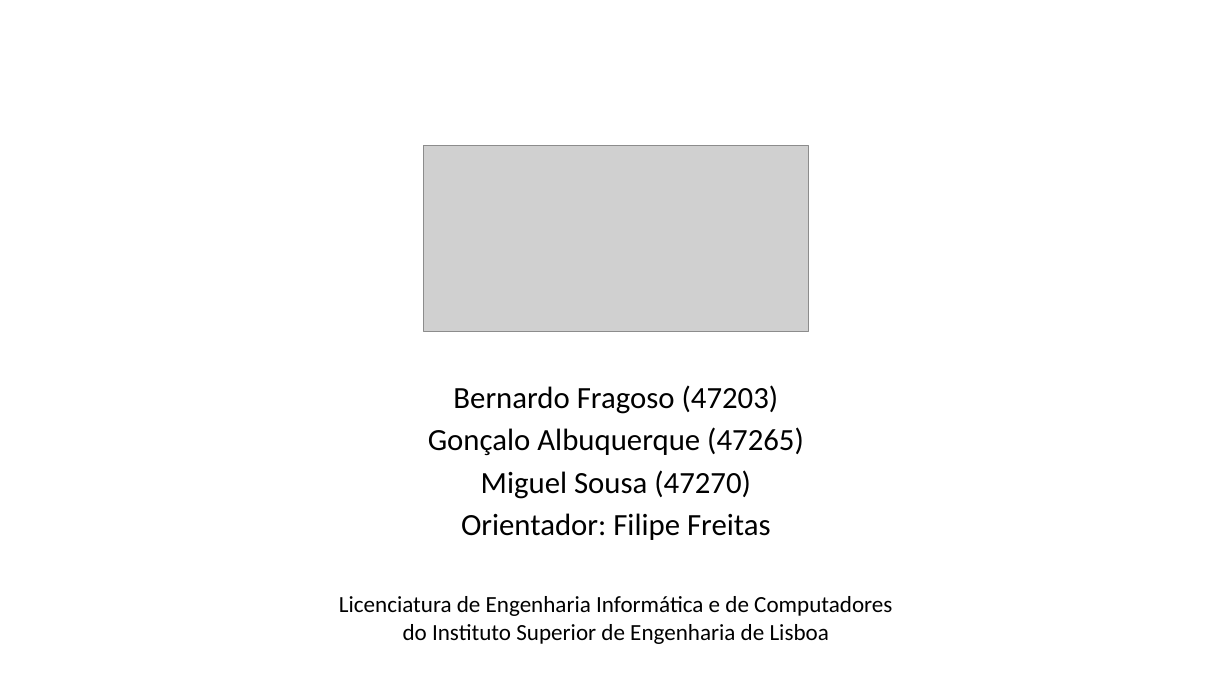
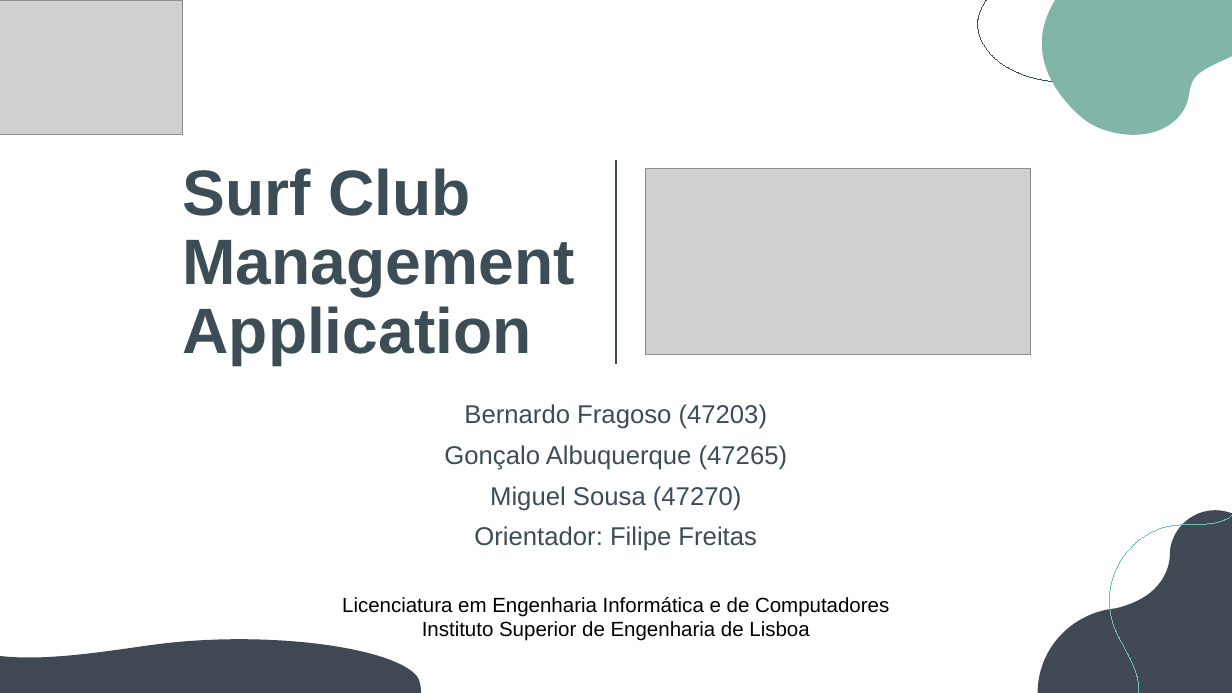
Before and after one commit to BernardoFMF/surf-management-app, a slide deck: slide 1 of docs/demonstracao-progresso.pptx. Drawn at 1232x693 pixels with LibreOffice and Linux fonts; fonts in the diff are those of the drawing; grey boxes stand for pictures. Boxes give left, top, right and bottom in pixels: in the first picture for what was removed or moved away, otherwise in the second. Text is boxed around its words. In the diff, an @@ line names an element or a change of style, - is before the commit and + after.

```diff
--- a/docs/demonstracao-progresso.pptx
+++ b/docs/demonstracao-progresso.pptx
@@ freeform shape added at [0,0,118,112], outline #3D4D55 0.75 pt @@
@@ picture added at [0,0,183,135] @@
@@ freeform shape added at [955,0,1232,98], outline #3D4D55 0.75 pt @@
@@ freeform shape added at [1020,0,1232,135], fill #81B5A8 @@
@@ text added at [183,168,575,366], 50 pt, text #3D4D55, bold @@
+Surf Club
+Management
+Application
@@ line added from (616, 160) to (616, 364), #3D4D55 2.25 pt @@
@@ picture: place and size @@
-picture at [423,146,809,332]
+picture at [645,169,1031,355]
@@ subtitle "Bernardo Fragoso (47203)": place and size @@
-subtitle "Bernardo Fragoso (47203)" at [428,385,804,540]
+subtitle "Bernardo Fragoso (47203)" at [444,404,788,551]
@@ subtitle "Bernardo Fragoso (47203)" at [444,404,788,551]: size 24 to 20 pt, font Calibri to Arial, text colour #000000 to #3D4D55; line spacing 0.8 to 0.9 @@
@@ freeform shape added at [954,444,1232,693], outline #6EC0B2 0.75 pt @@
@@ freeform shape added at [1031,510,1232,693], fill #3F4853 @@
@@ freeform shape added at [0,543,616,693], fill #3F4853 @@
@@ text at [342,597,889,641]: text changed; size 18 to 16 pt; font Calibri to Arial @@
-Licenciatura de Engenharia Informática e de Computadores do Instituto Superior de Engenharia de Lisboa
+Licenciatura em Engenharia Informática e de Computadores Instituto Superior de Engenharia de Lisboa
```
Also in this commit, not shown: 11 other slides changed.
